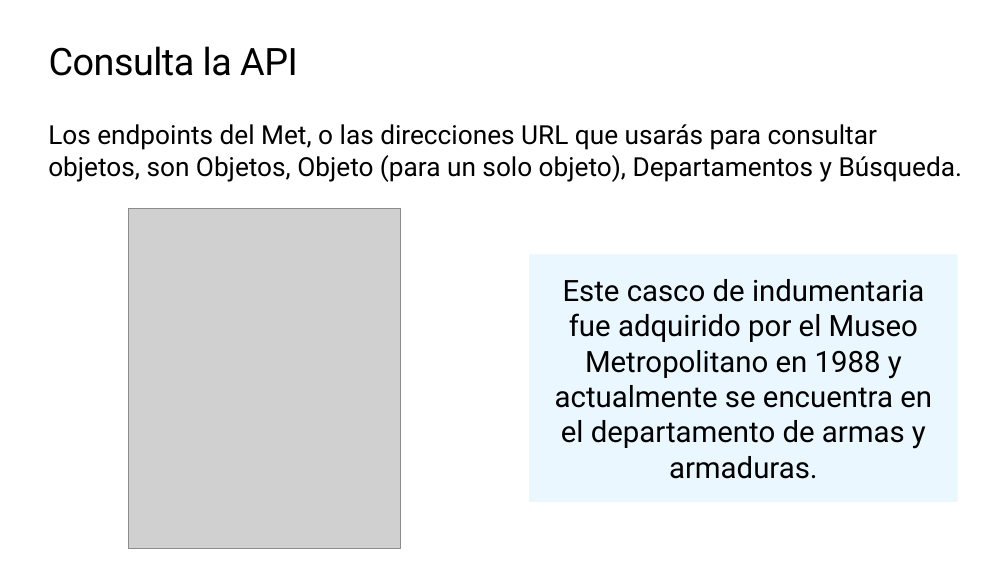
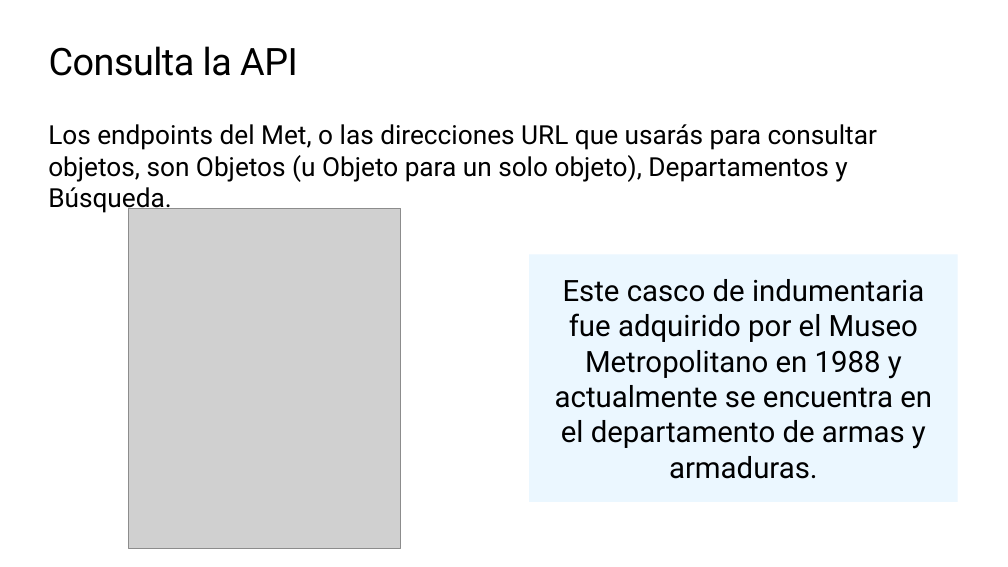
Before and after one commit to microsoft/workshop-library, a slide deck: slide 12 of short/explore-art-rest-api/translations/es/slides.es.pptx. Drawn at 1008x567 pixels with LibreOffice and Linux fonts; fonts in the diff are those of the drawing; grey boxes stand for pictures; background and template pictures are left out. Boxes give left, top, right and bottom in pixels: in the first picture for what was removed or moved away, otherwise in the second. Text is boxed around its words. In the diff, an @@ line names an element or a change of style, - is before the commit and + after.

```diff
--- a/short/explore-art-rest-api/translations/es/slides.es.pptx
+++ b/short/explore-art-rest-api/translations/es/slides.es.pptx
@@ text at bbox=[48, 124, 877, 214]: text changed @@
-Los endpoints del Met, o las direcciones URL que usarás para consultar objetos, son Objetos, Objeto (para un solo objeto), Departamentos y Búsqueda.
+Los endpoints del Met, o las direcciones URL que usarás para consultar objetos, son Objetos (u Objeto para un solo objeto), Departamentos y Búsqueda.
```
Also in this commit, not shown: 14 other slides changed, 2 other files.
